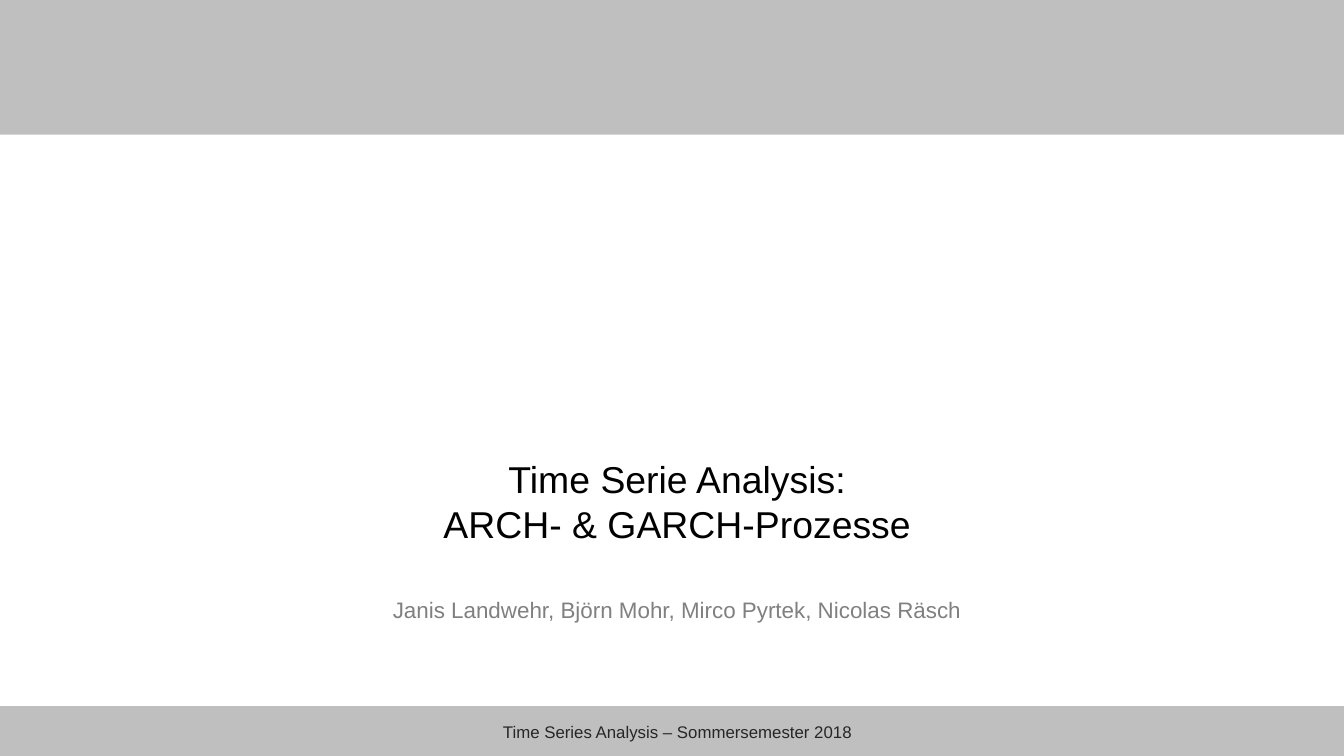
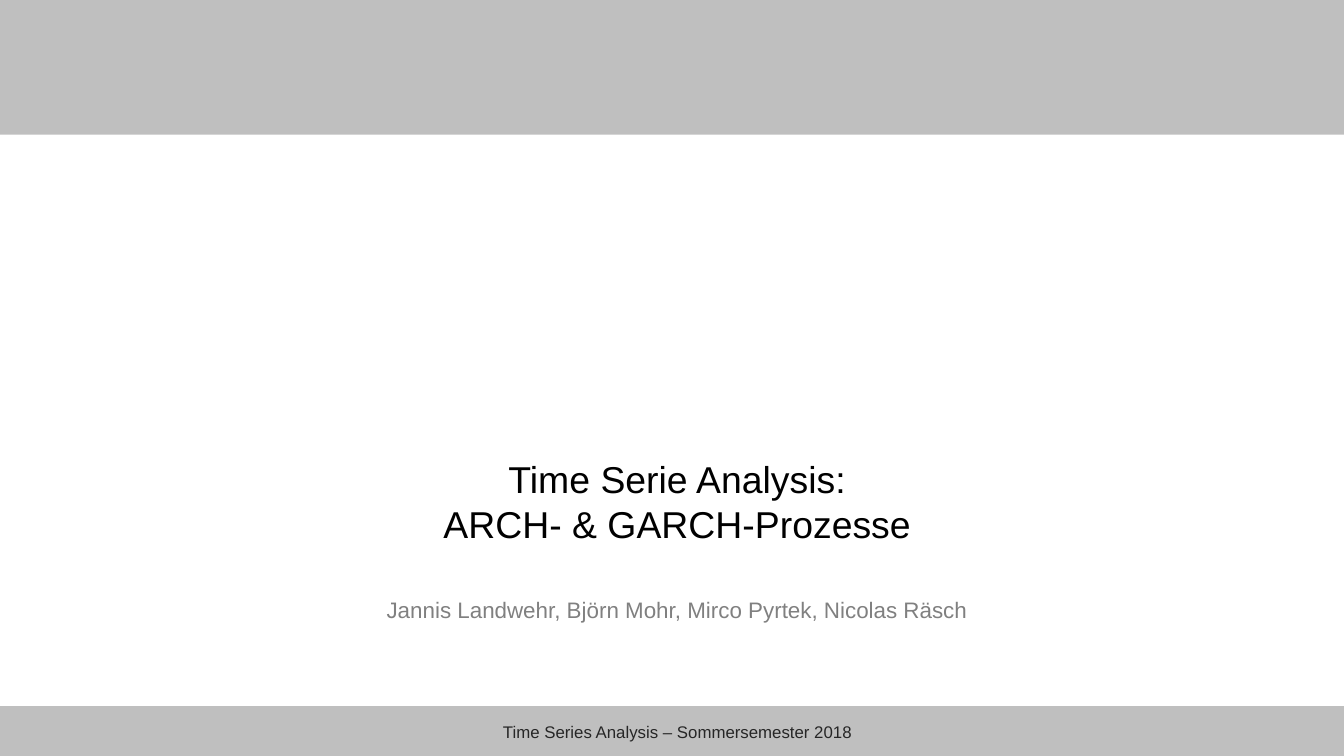
Before and after one commit to Janis90/time-series-anaysis, a slide deck: slide 1 of presentation/tsa_presentation_final.pptx. Drawn at 1344x756 pixels with LibreOffice and Linux fonts; fonts in the diff are those of the drawing; background and template pictures are left out. Boxes give left, top, right and bottom in pixels: in the first picture for what was removed or moved away, otherwise in the second. Text is boxed around its words. In the diff, an @@ line names an element or a change of style, - is before the commit and + after.

```diff
--- a/presentation/tsa_presentation_final.pptx
+++ b/presentation/tsa_presentation_final.pptx
@@ text at (387, 602, 966, 623): text changed @@
-Janis Landwehr, Björn Mohr, Mirco Pyrtek, Nicolas Räsch
+Jannis Landwehr, Björn Mohr, Mirco Pyrtek, Nicolas Räsch
```
Also in this commit, not shown: 22 other slides changed, 4 other files.
